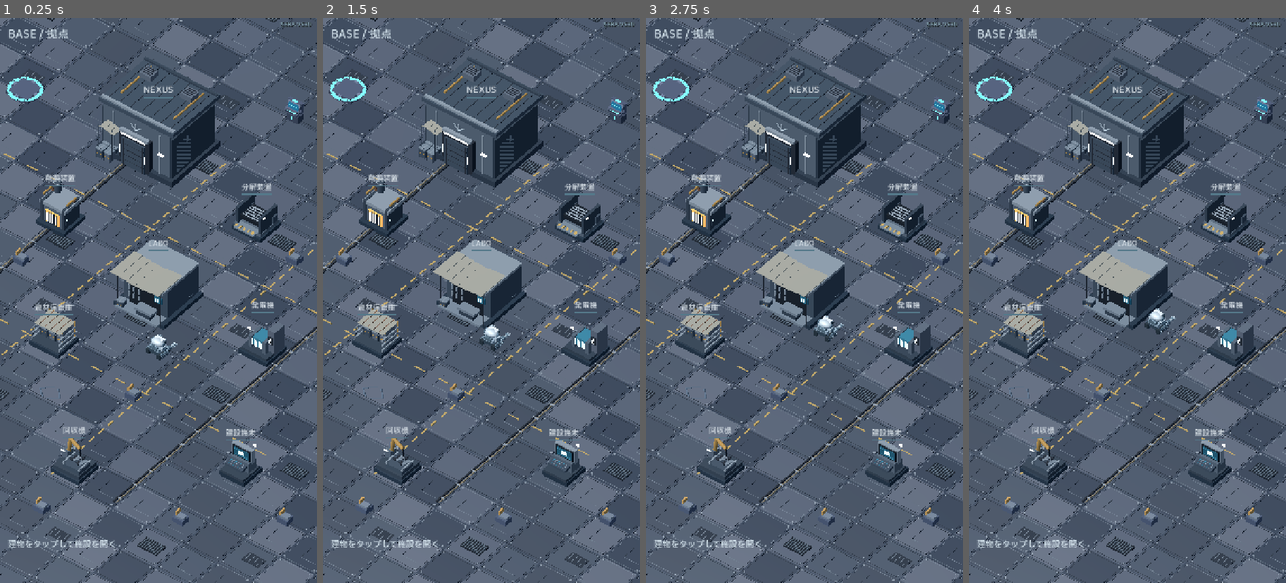
Above: before the commit, frames 1-4 (left to right).
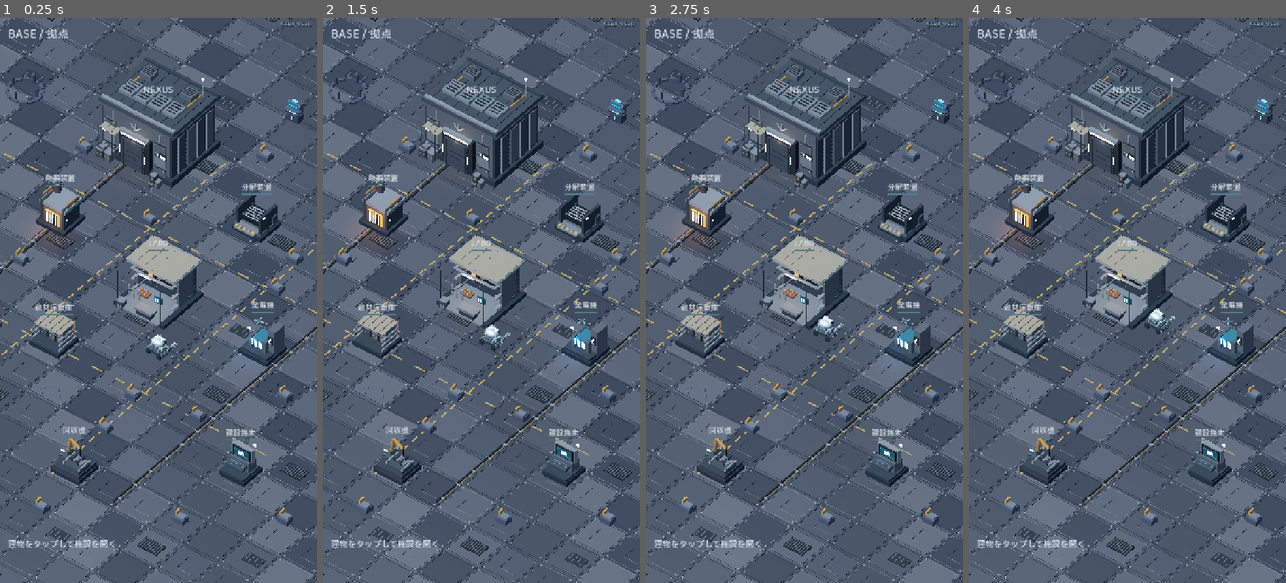
Above: after the commit, the same moments.

Repository: shejklgaia-png/-
Game: Godot game, scene res://scenes/base_exploration.tscn
Two runs of this game, one before a commit and one after it. Both use one fixed random seed, a clock stepped at 60 frames per second and the inputs below.
Inputs (mouse positions are in pixels of both pictures, inside the frame that each line leads up to):
- Up to frame 1 (0.25 s): no input
- Up to frame 2 (1.5 s): tap Enter at 0.5 s; move the mouse to (551, 272) at 0.52 s; hold Right (ui_right) 0.53-1.25 s; tap G at 0.6 s; click (551, 272) at 0.67 s; tap Space at 0.77 s; drag from (418, 328) to (465, 413) at 1.27 s
- Up to frame 3 (2.75 s): move the mouse to (836, 176) at 2.02 s; hold Right (ui_right) from 2.03 s (still down); tap J at 2.1 s
- Up to frame 4 (4 s): release Right (ui_right) at 2.75 s; drag from (1111, 413) to (1032, 215) at 2.77 s; move the mouse to (1222, 385) at 3.52 s; hold Left (ui_left) from 3.53 s (still down); tap Shift at 3.6 s; tap Space at 3.77 s

The runs differ from the first frame. In frame 1, 4.2% of the frame differs, in the area x 0-93%, y 10-74%; in frame 2, 4.2%; in frame 3, 4.2%; in frame 4, 4.2%.

Commit message:
refine(base): enrich industrial facades and workshop illumination
* test(base): require dense armor, open LABO and physical warm light

* feat(base): enrich NEXUS armor, expose LABO workshop and add local machine illumination

* art(base): use canopy silhouette and distribute salvage clusters at lane edges

* fix(base): retain live generator rotor animation after new model rebuild

* docs(base): record rendered-image review and second detailing pass

* test(base): assert workshop lamps and working power rotor

Diff:
--- a/scripts/base_exploration.gd
+++ b/scripts/base_exploration.gd
@@ -187,7 +187,7 @@
     # Keep legacy decorative models away from interactive equipment footprints.
     # Decorative Blockbench props occupy the frame edges, never machinery
     # foundations or raw touch pick volumes in the orthographic composition.
-    _add_module("maintenance_pad", Vector3(-20.2, 0.0, -13.6), 0.0, 0.72)
+    _add_module("maintenance_canopy", Vector3(-20.2, 0.0, -13.6), 0.0, 0.62)
     _add_module("kiosk", Vector3(-4.0, 0.0, -22.5), 0.0, 0.85)
     _add_module("data_bank", Vector3(22.0, 0.0, -9.0), 0.0, 0.52)
     var cube := BoxMesh.new()
@@ -252,7 +252,12 @@
     var lots := [
         Vector3(-9.83, 0.0, 0.28), Vector3(6.80, 0.0, 19.56),
         Vector3(4.65, 0.0, 6.62), Vector3(14.96, 0.0, 14.72),
-        Vector3(4.80, 0.0, -11.02), Vector3(20.54, 0.0, 10.41)
+        Vector3(4.80, 0.0, -11.02), Vector3(20.54, 0.0, 10.41),
+        Vector3(-5.42, 0.0, -8.18), Vector3(5.71, 0.0, -7.88),
+        Vector3(-7.21, 0.0, 6.65), Vector3(9.45, 0.0, 5.70),
+        Vector3(-13.41, 0.0, -11.38), Vector3(4.90, 0.0, -17.16),
+        Vector3(-13.50, 0.0, 3.82), Vector3(12.87, 0.0, 0.48),
+        Vector3(5.21, 0.0, 10.48), Vector3(-3.20, 0.0, -18.15)
     ]
     for i in range(lots.size()):
         var pile := Node3D.new()
--- a/scripts/base_facility_system.gd
+++ b/scripts/base_facility_system.gd
@@ -152,6 +152,20 @@
                 float((spec["size"] as Vector3).z)), Color("#263747"))
         # All seven stations now have separately authored industrial geometry.
         BaseArchitecture.build_facility(root_node, key)
+        # Keep the generator's existing rotor animation after the geometry swap.
+        if key == "GENERATOR":
+            generator_rotor = Node3D.new()
+            generator_rotor.name = "EnergyRotor"
+            generator_rotor.position = Vector3(-0.60, 2.15, -0.34)
+            root_node.add_child(generator_rotor)
+            _box(generator_rotor, "RotorHub", Vector3.ZERO,
+                Vector3(0.22, 0.15, 0.22), Color("#576d79"))
+            for spoke in range(4):
+                var spin: float = float(spoke) * PI * 0.5
+                var vane: MeshInstance3D = _box(generator_rotor, "RotorBlade",
+                    Basis(Vector3.UP, spin) * Vector3(0.22, 0, 0),
+                    Vector3(0.30, 0.05, 0.09), Color("#8db7c4"))
+                vane.rotation.y = spin
         var sign := Label3D.new()
         sign.name = "FacilitySign"
         sign.text = str(spec["name"])
--- a/scripts/sera_base_architecture.gd
+++ b/scripts/sera_base_architecture.gd
@@ -109,6 +109,19 @@
             host.add_child(draw)
         host.set_meta("unique_model_features", features.duplicate())
 
+# Small local point lights are tied to the physical machines, not screen UI.
+# Unshadowed lights avoid costly extra passes on mobile GL Compatibility.
+static func _light(parent: Node3D, label: String, at: Vector3,
+        tint: String, power: float, reach: float) -> void:
+    var lamp := OmniLight3D.new()
+    lamp.name = label
+    lamp.position = at
+    lamp.light_color = Color(tint)
+    lamp.light_energy = power
+    lamp.omni_range = reach
+    lamp.shadow_enabled = false
+    parent.add_child(lamp)
+
 static func _facade(g: Batch, half_width: float, height: float,
         depth: float) -> void:
     for side in [-1.0, 1.0]:
@@ -148,6 +161,43 @@
             Vector3(0.11, 3.5, 0.15), "edge")
         g.box("WarningSideLamp", Vector3(side * 2.25, 2.38, 2.65),
             Vector3(0.44, 0.17, 0.10), "amber_light")
+    # Asymmetric, multi-piece facade cladding conceals the primary wall cube.
+    # Each narrow panel has raised edges, several fasteners and a service seam.
+    for side in [-1.0, 1.0]:
+        for row in range(3):
+            var y: float = 0.71 + float(row) * 1.04
+            g.box("NexusFacadeArmor", Vector3(side * 2.13, y, 2.55),
+                Vector3(0.89, 0.88, 0.15),
+                "armor_light" if row == 1 else "armor")
+            g.box("NexusFacadePanelSeam", Vector3(side * 2.13,
+                y + 0.455, 2.651), Vector3(0.92, 0.055, 0.058), "dark")
+            for corner in [-1.0, 1.0]:
+                g.box("NexusFacadeBolt", Vector3(side * 2.13 + corner * 0.35,
+                    y + 0.33, 2.67), Vector3(0.10, 0.08, 0.06), "edge")
+        for row in range(4):
+            var sz: float = -1.76 + float(row) * 1.04
+            g.box("NexusSideArmorPlate", Vector3(side * 2.97, 2.12, sz),
+                Vector3(0.14, 3.02, 0.88), "slate" if row % 2 else "armor")
+            g.box("NexusSideVerticalRib", Vector3(side * 3.06, 2.12, sz + 0.39),
+                Vector3(0.07, 3.21, 0.08), "edge")
+        g.box("NexusWindowFrame", Vector3(side * 2.45, 2.35, 2.71),
+            Vector3(0.57, 0.40, 0.12), "dark")
+        g.box("NexusWindowGlow", Vector3(side * 2.45, 2.35, 2.79),
+            Vector3(0.43, 0.25, 0.045), "amber_light")
+    for panel in range(4):
+        var rx: float = -1.85 + float(panel) * 1.23
+        g.box("NexusRoofServiceRack", Vector3(rx, 4.79, 0.65),
+            Vector3(1.08, 0.22, 1.35), "armor_light")
+        for ridge in range(4):
+            g.box("NexusRoofServiceVent", Vector3(rx,
+                4.93, 0.19 + ridge * 0.28),
+                Vector3(0.75, 0.035, 0.09), "dark")
+    for level in range(3):
+        g.rod("NexusAntennas", Vector3(2.42, 4.63 + float(level) * 0.48, -1.78),
+            Vector3(2.42, 5.08 + float(level) * 0.48, -1.78),
+            0.08 if level == 0 else 0.045, "edge")
+    g.box("NexusAntennasBeacon", Vector3(2.42, 6.18, -1.78),
+        Vector3(0.13, 0.19, 0.13), "amber_light")
     g.box("GatePortal", Vector3(0, 1.50, 2.51), Vector3(2.65, 2.85, 0.38), "dark")
     g.box("SealedGate", Vector3(0, 1.25, 2.77), Vector3(1.94, 2.35, 0.10), "slate")
     g.box("GatePortalLintel", Vector3(0, 2.97, 2.68), Vector3(2.42, 0.25, 0.27), "edge")
@@ -177,30 +227,50 @@
     for i in range(4):
         g.crate(Vector3(-2.53 + float(i % 2) * 0.65, 0.43,
             3.02 - float(i / 2) * 0.70), Vector3(0.55, 0.70, 0.58), i)
+    # More crates, spare panels and a cable cabinet around the entrance.
+    for i in range(5):
+        var sign_side: float = -1.0 if i % 2 == 0 else 1.0
+        g.crate(Vector3(sign_side * (2.10 + float(i % 3) * 0.31),
+            0.32 + float(i / 3) * 0.38, 2.95 + float(i % 2) * 0.28),
+            Vector3(0.41, 0.52, 0.42), i)
+    g.box("ScrapYardSpareParts", Vector3(2.13, 0.28, 3.28),
+        Vector3(0.62, 0.13, 0.38), "edge", 0.16)
+    g.box("ScrapYardSpareParts", Vector3(1.94, 0.39, 3.19),
+        Vector3(0.33, 0.13, 0.55), "rust", -0.28)
     g.flush()
+    _light(node, "NexusAmberGateLight", Vector3(0, 2.55, 2.89),
+        "#ffc491", 1.05, 4.0)
 
 static func _labo(g: Batch) -> void:
     # Smaller, busy semi-open workshop: tarpaulin canopy, worktables and consoles.
-    g.box("LabWorkshopShell", Vector3(0, 1.59, -0.32),
-        Vector3(3.65, 2.82, 3.50), "slate")
-    g.box("LabWorkshopInterior", Vector3(0, 1.28, 1.49),
-        Vector3(2.55, 2.10, 0.15), "void")
-    g.box("LabWorkFloor", Vector3(0, 0.28, 1.58),
-        Vector3(3.55, 0.17, 1.85), "armor_light")
-    g.box("LabCanopyFrame", Vector3(0, 3.01, 0.10),
-        Vector3(4.05, 0.20, 4.0), "edge")
+    # A genuinely open-front workshop, rather than a sealed rectangular hall.
+    g.box("LabOpenWorkshopRearWall", Vector3(0, 1.57, -1.69),
+        Vector3(3.65, 2.82, 0.37), "slate")
+    g.box("LabOpenWorkshopBackPanel", Vector3(0, 1.40, -1.43),
+        Vector3(2.97, 2.27, 0.12), "void")
+    for side in [-1.0, 1.0]:
+        g.box("LabOpenWorkshopSideWall", Vector3(side * 1.74, 1.56, -0.84),
+            Vector3(0.17, 2.73, 1.87), "armor")
+        for rib in range(3):
+            g.box("LabOpenWorkshopFrameRib", Vector3(side * 1.70,
+                0.56 + float(rib) * 0.95, -0.11),
+                Vector3(0.22, 0.10, 1.66), "edge")
+    g.box("LabWorkFloor", Vector3(0, 0.28, 0.97),
+        Vector3(3.55, 0.17, 2.85), "armor_light")
+    g.box("LabCanopyFrame", Vector3(0, 3.01, -0.75),
+        Vector3(4.05, 0.16, 3.1), "edge")
     for i in range(6):
         var x: float = -1.74 + float(i) * 0.68
-        g.box("CanopyCanvas", Vector3(x, 3.16 + 0.08 * cos(i * 1.2), 1.30),
-            Vector3(0.73, 0.055, 2.65), "cloth")
+        g.box("CanopyCanvas", Vector3(x, 3.16 + 0.08 * cos(i * 1.2), -0.62),
+            Vector3(0.73, 0.055, 2.93), "cloth")
     for side in [-1.0, 1.0]:
         g.rod("CanopyAwningPosts", Vector3(side * 1.82, 0.20, 2.16),
             Vector3(side * 1.82, 3.20, 2.16), 0.10, "dark")
-        g.box("LabShelf", Vector3(side * 1.32, 1.12, 0.92),
+        g.box("LabShelf", Vector3(side * 1.32, 1.12, -1.12),
             Vector3(0.52, 1.65, 0.45), "trim")
         for row in range(3):
             g.box("LabShelfEquipment", Vector3(side * 1.30,
-                0.50 + row * 0.53, 1.22),
+                0.50 + row * 0.53, -0.83),
                 Vector3(0.32, 0.29, 0.10), "amber" if row == 1 else "armor")
     g.box("LabWorkbench", Vector3(0.48, 0.86, 2.02),
         Vector3(1.45, 0.17, 0.75), "armor_light")
@@ -217,8 +287,26 @@
         g.box("LabWallTool", Vector3(-1.25 + (i % 3) * 0.44,
             1.15 + (i / 3) * 0.55, 1.66),
             Vector3(0.10, 0.38, 0.09), "edge")
-    g.box("LabAmberLamp", Vector3(0, 2.49, 1.75),
+    g.box("LabAmberLamp", Vector3(0, 2.49, -0.73),
         Vector3(1.18, 0.10, 0.08), "amber_light")
+    # Tables, tool trays and overhead gantry make the semi-open interior read.
+    g.box("LabOpenWorkshopGantry", Vector3(0, 2.36, 0.62),
+        Vector3(3.30, 0.13, 0.16), "edge")
+    g.box("LabTaskLighting", Vector3(-0.65, 2.29, 0.71),
+        Vector3(0.96, 0.13, 0.08), "amber_light")
+    g.box("LabToolTray", Vector3(-0.55, 0.91, 0.87),
+        Vector3(0.84, 0.12, 0.52), "rust")
+    for item in range(6):
+        g.box("LabLooseTools", Vector3(-0.89 + float(item % 3) * 0.24,
+            1.02, 0.67 + float(item / 3) * 0.28),
+            Vector3(0.07, 0.09, 0.23), "edge" if item % 2 else "gold")
+    for tier in range(3):
+        g.box("LabOpenWorkshopServerRack", Vector3(-1.13,
+            0.67 + float(tier) * 0.52, -1.32),
+            Vector3(0.66, 0.39, 0.13), "armor_light")
+        g.box("LabOpenWorkshopServerLight", Vector3(-1.32,
+            0.65 + float(tier) * 0.52, -1.24),
+            Vector3(0.21, 0.08, 0.05), "blue_light")
     g.crate(Vector3(-1.50, 0.43, 2.14), Vector3(0.56, 0.62, 0.48))
     g.crate(Vector3(1.56, 0.33, -1.30), Vector3(0.52, 0.46, 0.48), 1)
 
@@ -420,3 +508,13 @@
             g.box("BaseMountingBolt", Vector3(side * 0.72, 0.34, end * 0.71),
                 Vector3(0.11, 0.055, 0.11), "edge")
     g.flush()
+    match key:
+        "LABO":
+            _light(node, "LabTaskLighting", Vector3(0, 2.28, 1.31),
+                "#ffbd86", 1.30, 3.50)
+        "SMELTER":
+            _light(node, "FurnaceHeatLight", Vector3(0, 1.10, 1.14),
+                "#ff904d", 1.70, 3.00)
+        "GENERATOR":
+            _light(node, "GeneratorCoreLight", Vector3(-0.45, 1.25, 0.72),
+                "#71c9f5", 0.72, 2.90)
--- a/tools/base_reference_architecture_runtime_check.gd
+++ b/tools/base_reference_architecture_runtime_check.gd
@@ -44,6 +44,23 @@
             _fail("facility model lacks reference details: " + key)
             return
         design_counts[key] = count
+    var hall: Node3D = hub.get_node_or_null("NEXUSBuilding/NexusArchitecture") as Node3D
+    if hall == null or hall.get_node_or_null("NexusAmberGateLight") == null:
+        _fail("NEXUS warm entrance lighting missing")
+        return
+    for item in [
+            ["LABO", "LabTaskLighting"],
+            ["SMELTER", "FurnaceHeatLight"],
+            ["GENERATOR", "GeneratorCoreLight"]]:
+        var facility: Node3D = machines.get_node_or_null(
+            str(item[0]) + "/IndustrialModel") as Node3D
+        if facility == null or facility.get_node_or_null(str(item[1])) == null:
+            _fail("machine task lamp absent: " + str(item[0]))
+            return
+    var rotor: Node3D = machines.get_node_or_null("GENERATOR/EnergyRotor") as Node3D
+    if rotor == null or rotor.get_child_count() < 4:
+        _fail("generator animation rotor lost during visual rebuild")
+        return
     var camera: Camera3D = hub.get("cam") as Camera3D
     if camera == null or camera.projection != Camera3D.PROJECTION_ORTHOGONAL:
         _fail("FOV-zero camera must remain orthogonal")
Not shown, changed: docs/BASE_REFERENCE_INDUSTRIAL_2026_11_21_ja.md
